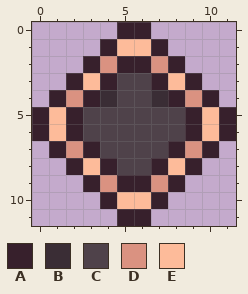
File history of a pixel-art sprite, Assets/Resources/Sprite/Gem/GemSlot.png. The picture above was drawn from the file before the commit.
The file is 12x12 pixels.
Palette (. is transparent): A #37202c  B #3a2d35  C #4f424a  D #da9281  E #fdbb9a
Pixels before, first column x 0:
 0 .....AA.....
 1 ....AEEA....
 2 ...ADAADA...
 3 ..AEACCAEA..
 4 .ADABCCBADA.
 5 AEACCCCCCAEA
 6 AEACCCCCCAEA
 7 .ADACCCCADA.
 8 ..AEACCAEA..
 9 ...ADAADA...
10 ....AEEA....
11 .....AA.....
New version:
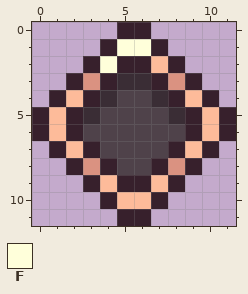
Colours new in this view: F #ffffda
Edits made:
The author changed colour C to colour B in row 3 at x 5 to 6; in row 5 at x 3 and 8.
The author changed colour E to colour D in row 3 at x 3 and 8; in row 8 at x 3 and 8.
The author changed colour D to colour E in row 2 at x 7; in row 4 at x 2 and 9; in row 7 at x 2 and 9; in row 9 at x 4 and 7.
The author changed colour D to colour F in row 2 at x 4.
The author changed colour E to colour F in row 1 at x 5 to 6.
Where, in picture pixels (left, top, right, bottom), the same in both pictures:
changed: (66, 39, 202, 192)
